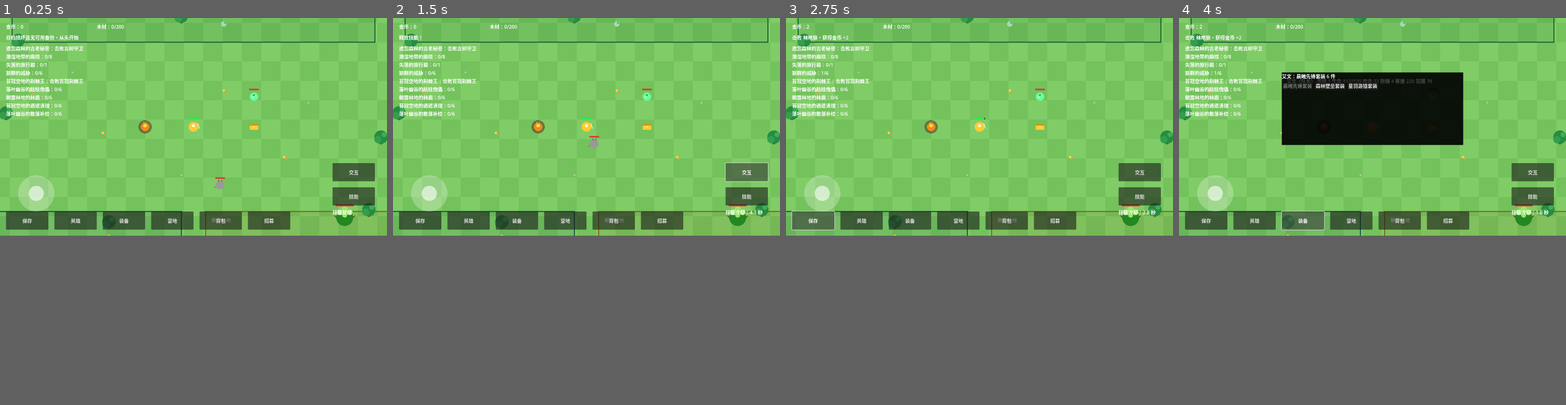
Above: before the commit, frames 1-4 (left to right).
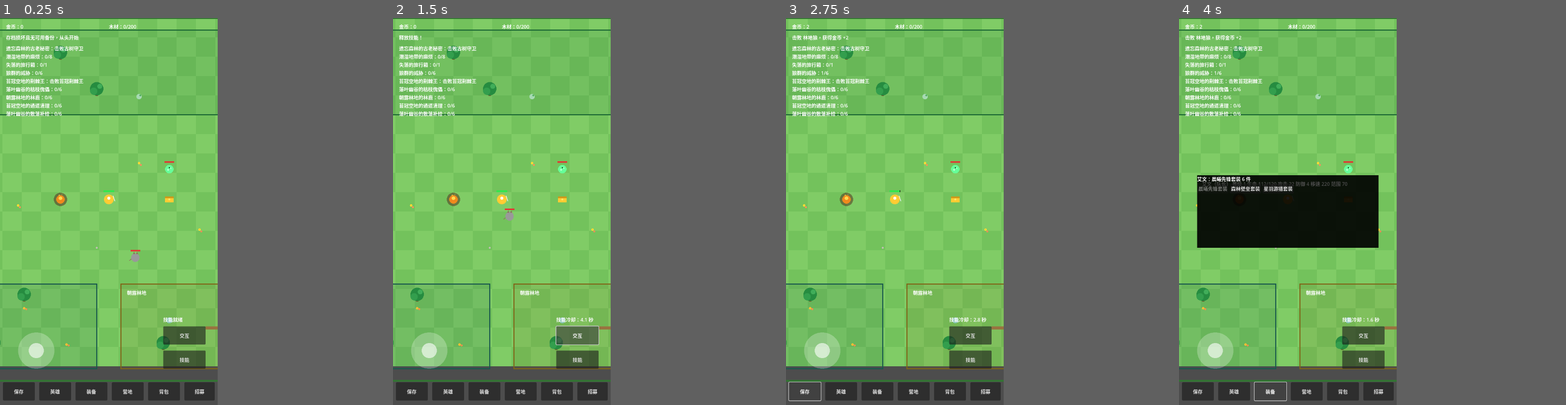
Above: after the commit, the same moments.

Repository: oneyi53/game
Game: Godot game, scene res://scenes/main.tscn
Same seed, same stepped clock (60 frames per second), same inputs: the game is played once before the commit and once after it.
Inputs:
- Up to frame 1 (0.25 s): no input
- Up to frame 2 (1.5 s): click "技能" at 0.5 s; click "交互" at 1.25 s
- Up to frame 3 (2.75 s): click "保存" at 2 s
- Up to frame 4 (4 s): click "英雄" at 2.75 s; click "装备" at 3.5 s
In our replay, the window is 800x450 before the commit and 450x800 after it. These sizes can differ from the game's own. Grey fills any space a smaller window leaves; there, only what the larger window draws over its background counts as a difference.

The runs differ from the first frame. In frame 1, 15% of the frame differs, in the area x 0-100%, y 0-100%; in frame 2, 15%; in frame 3, 15%; in frame 4, 29%.

Commit message:
Portrait mode: 720x1280 viewport and single-hand HUD layout

Diff:
--- a/project.godot
+++ b/project.godot
@@ -9,9 +9,9 @@
 run/main_scene="res://scenes/main.tscn"
 
 [display]
-window/size/viewport_width=1280
-window/size/viewport_height=720
-window/handheld/orientation="landscape"
+window/size/viewport_width=720
+window/size/viewport_height=1280
+window/handheld/orientation="portrait"
 
 [rendering]
 renderer/rendering_method="gl_compatibility"
--- a/scenes/main.tscn
+++ b/scenes/main.tscn
@@ -39,20 +39,20 @@
 
 [node name="HUD" type="Control" parent="UI"]
 script = ExtResource("3_hud")
-offset_right = 1280.0
-offset_bottom = 720.0
+offset_right = 720.0
+offset_bottom = 1280.0
 
 [node name="GoldLabel" type="Label" parent="UI/HUD"]
 offset_left = 20.0
 offset_top = 16.0
-offset_right = 300.0
+offset_right = 340.0
 offset_bottom = 48.0
 text = "金币：0"
 
 [node name="WoodLabel" type="Label" parent="UI/HUD"]
-offset_left = 320.0
-offset_top = 16.0
-offset_right = 620.0
+offset_left = 360.0
+offset_top = 16.0
+offset_right = 700.0
 offset_bottom = 48.0
 text = "木材：0/200"
 
@@ -66,86 +66,86 @@
 offset_left = 20.0
 offset_top = 88.0
 offset_right = 700.0
-offset_bottom = 200.0
+offset_bottom = 300.0
 text = "任务：—"
 
 [node name="SkillButton" type="Button" parent="UI/HUD"]
-offset_left = 1100.0
-offset_top = 560.0
-offset_right = 1240.0
-offset_bottom = 620.0
+offset_left = 540.0
+offset_top = 1100.0
+offset_right = 680.0
+offset_bottom = 1160.0
 text = "技能"
 
 [node name="InteractButton" type="Button" parent="UI/HUD"]
-offset_left = 1100.0
-offset_top = 480.0
-offset_right = 1240.0
-offset_bottom = 540.0
+offset_left = 540.0
+offset_top = 1020.0
+offset_right = 680.0
+offset_bottom = 1080.0
 text = "交互"
 
 [node name="SaveButton" type="Button" parent="UI/HUD"]
-offset_left = 20.0
-offset_top = 640.0
-offset_right = 160.0
-offset_bottom = 700.0
+offset_left = 10.0
+offset_top = 1205.0
+offset_right = 115.0
+offset_bottom = 1265.0
 text = "保存"
 
 [node name="HeroButton" type="Button" parent="UI/HUD"]
-offset_left = 180.0
-offset_top = 640.0
-offset_right = 320.0
-offset_bottom = 700.0
+offset_left = 130.0
+offset_top = 1205.0
+offset_right = 235.0
+offset_bottom = 1265.0
 text = "英雄"
 
 [node name="EquipButton" type="Button" parent="UI/HUD"]
-offset_left = 340.0
-offset_top = 640.0
-offset_right = 480.0
-offset_bottom = 700.0
+offset_left = 250.0
+offset_top = 1205.0
+offset_right = 355.0
+offset_bottom = 1265.0
 text = "装备"
 
 [node name="CampButton" type="Button" parent="UI/HUD"]
-offset_left = 500.0
-offset_top = 640.0
-offset_right = 640.0
-offset_bottom = 700.0
+offset_left = 370.0
+offset_top = 1205.0
+offset_right = 475.0
+offset_bottom = 1265.0
 text = "营地"
 
 [node name="BackpackButton" type="Button" parent="UI/HUD"]
-offset_left = 660.0
-offset_top = 640.0
-offset_right = 800.0
-offset_bottom = 700.0
+offset_left = 490.0
+offset_top = 1205.0
+offset_right = 595.0
+offset_bottom = 1265.0
 text = "背包"
 
 [node name="RecruitButton" type="Button" parent="UI/HUD"]
-offset_left = 820.0
-offset_top = 640.0
-offset_right = 960.0
-offset_bottom = 700.0
+offset_left = 610.0
+offset_top = 1205.0
+offset_right = 710.0
+offset_bottom = 1265.0
 text = "招募"
 
 [node name="CooldownLabel" type="Label" parent="UI/HUD"]
-offset_left = 1100.0
-offset_top = 630.0
-offset_right = 1240.0
-offset_bottom = 660.0
+offset_left = 540.0
+offset_top = 985.0
+offset_right = 680.0
+offset_bottom = 1015.0
 text = "技能就绪"
 
 [node name="Joystick" type="Control" parent="UI"]
 script = ExtResource("4_joy")
 offset_left = 40.0
-offset_top = 500.0
+offset_top = 1020.0
 offset_right = 200.0
-offset_bottom = 660.0
+offset_bottom = 1180.0
 
 [node name="HeroPanel" type="Control" parent="UI"]
 script = ExtResource("5_panel")
 visible = false
-offset_left = 340.0
-offset_top = 180.0
-offset_right = 940.0
-offset_bottom = 420.0
+offset_left = 60.0
+offset_top = 520.0
+offset_right = 660.0
+offset_bottom = 760.0
 
 [node name="PanelBackground" type="ColorRect" parent="UI/HeroPanel"]
 offset_right = 600.0
@@ -162,10 +162,10 @@
 [node name="EquipPanel" type="Control" parent="UI"]
 script = ExtResource("7_equip")
 visible = false
-offset_left = 340.0
-offset_top = 180.0
-offset_right = 940.0
-offset_bottom = 420.0
+offset_left = 60.0
+offset_top = 520.0
+offset_right = 660.0
+offset_bottom = 760.0
 
 [node name="PanelBackground" type="ColorRect" parent="UI/EquipPanel"]
 offset_right = 600.0
@@ -182,10 +182,10 @@
 [node name="CampPanel" type="Control" parent="UI"]
 script = ExtResource("8_camp")
 visible = false
-offset_left = 340.0
-offset_top = 180.0
-offset_right = 940.0
-offset_bottom = 420.0
+offset_left = 60.0
+offset_top = 520.0
+offset_right = 660.0
+offset_bottom = 760.0
 
 [node name="PanelBackground" type="ColorRect" parent="UI/CampPanel"]
 offset_right = 600.0
@@ -202,10 +202,10 @@
 [node name="BackpackPanel" type="Control" parent="UI"]
 script = ExtResource("10_pack")
 visible = false
-offset_left = 340.0
-offset_top = 180.0
-offset_right = 940.0
-offset_bottom = 420.0
+offset_left = 60.0
+offset_top = 520.0
+offset_right = 660.0
+offset_bottom = 760.0
 
 [node name="PanelBackground" type="ColorRect" parent="UI/BackpackPanel"]
 offset_right = 600.0
@@ -222,10 +222,10 @@
 [node name="OfflinePanel" type="Control" parent="UI"]
 script = ExtResource("11_offline")
 visible = false
-offset_left = 340.0
-offset_top = 180.0
-offset_right = 940.0
-offset_bottom = 420.0
+offset_left = 60.0
+offset_top = 520.0
+offset_right = 660.0
+offset_bottom = 760.0
 
 [node name="PanelBackground" type="ColorRect" parent="UI/OfflinePanel"]
 offset_right = 600.0
@@ -242,10 +242,10 @@
 [node name="RecruitPanel" type="Control" parent="UI"]
 script = ExtResource("12_recruit")
 visible = false
-offset_left = 340.0
-offset_top = 180.0
-offset_right = 940.0
-offset_bottom = 420.0
+offset_left = 60.0
+offset_top = 520.0
+offset_right = 660.0
+offset_bottom = 760.0
 
 [node name="PanelBackground" type="ColorRect" parent="UI/RecruitPanel"]
 offset_right = 600.0
@@ -261,6 +261,6 @@
 
 [node name="ErrorLabel" type="Label" parent="UI"]
 offset_left = 20.0
-offset_top = 100.0
-offset_right = 900.0
-offset_bottom = 132.0
+offset_top = 310.0
+offset_right = 700.0
+offset_bottom = 342.0
